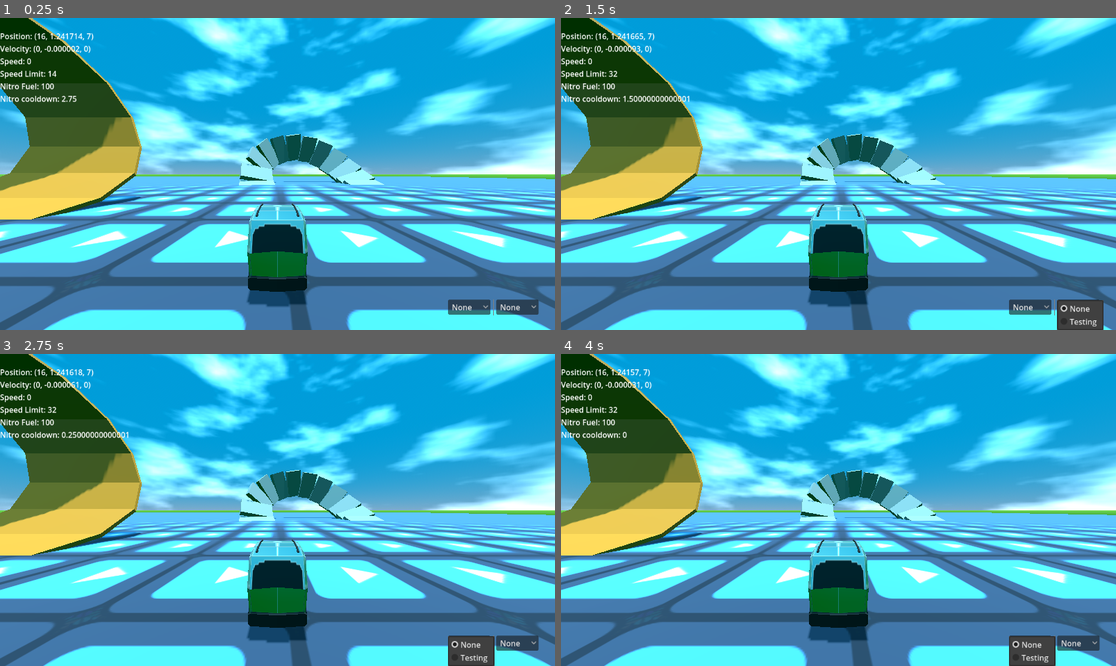
Above: before the commit, frames 1-4 (two rows, left to right).
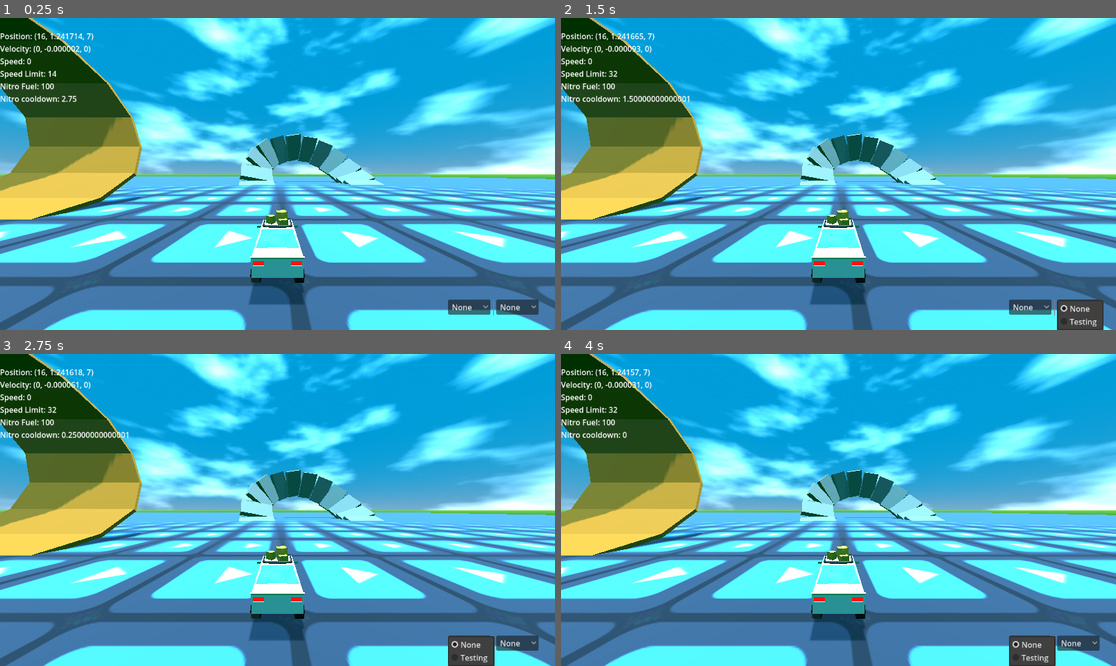
Above: after the commit, the same moments.

Repository: RecruitZer0/rally-work-ahead
Game: Godot game, scene res://main.tscn
Same seed, same stepped clock (60 frames per second), same inputs: the game is played once before the commit and once after it. The engine's default icon, where the game draws it, is replaced by a stand-in: a white triangle on a blue panel in a dark square.
Inputs:
- Up to frame 1 (0.25 s): no input
- Up to frame 2 (1.5 s): click "None" at 0.5 s; click "None" at 1.25 s
- Up to frame 3 (2.75 s): click "None" at 2 s
- Up to frame 4 (4 s): click "None" at 2.75 s; click "None" at 3.5 s

The runs differ from the first frame. In frame 1, 4.0% of the frame differs, in the area x 0-61%, y 32-93%; in frame 2, 4.0%; in frame 3, 4.0%; in frame 4, 4.0%.

Commit message:
Give player car a better model This one is absurdly prettier and it has the nice detail of the boxes falling. ...the boxes took way longer than it should.

Diff:
--- a/_editor_stuff/test_scene.tscn
+++ b/_editor_stuff/test_scene.tscn
@@ -123,7 +123,7 @@
 [node name="DirectionalLight3D" type="DirectionalLight3D" parent="WorldEnvironment"]
 transform = Transform3D(1, 0, 0, 0, -4.37114e-08, 1, 0, -1, -4.37114e-08, 0, 0, 0)
 shadow_enabled = true
-shadow_opacity = 0.9
+shadow_opacity = 0.75
 
 [node name="UTurn" type="Node3D" parent="."]
 transform = Transform3D(4, 0, 0, 0, 3.8637, -1.03528, 0, 1.03528, 3.8637, 51.2614, 0.575214, -50.6146)
--- a/main.tscn
+++ b/main.tscn
@@ -17,7 +17,7 @@
 [node name="RestartOnF5" parent="." instance=ExtResource("3_4xhff")]
 
 [node name="TabCamera" parent="." instance=ExtResource("4_icfm6")]
-transform = Transform3D(0.707144, -0.187921, 0.68164, -6.32017e-08, 0.964035, 0.265774, -0.707069, -0.187941, 0.681712, 62.2097, 29.2548, 33.9326)
+transform = Transform3D(0.707144, -0.187921, 0.68164, -6.32017e-08, 0.964035, 0.265775, -0.707069, -0.187941, 0.681712, 62.2097, 3.2548, 33.9326)
 
 [node name="CarDebugInfo" parent="." node_paths=PackedStringArray("car") instance=ExtResource("5_x6wj1")]
 car = NodePath("../PlayerCar")
--- a/packed_scenes/player_car/camera_script.gd
+++ b/packed_scenes/player_car/camera_script.gd
@@ -13,6 +13,7 @@
 	desired_position = default_position
 	desired_position.z += root.linear_velocity.dot(root.mesh.basis.z) / 20
 	desired_position.x += root.linear_velocity.dot(root.mesh.basis.x) / 12
+	desired_position.y -= root.linear_velocity.dot(root.mesh.basis.y) / 20
 	desired_rotation = -atan2(desired_position.z, desired_position.x) + PI/2
 
 	var tween := create_tween().set_parallel().set_trans(Tween.TRANS_SINE)
--- a/packed_scenes/player_car/player_car.gd
+++ b/packed_scenes/player_car/player_car.gd
@@ -31,14 +31,10 @@
 
 
 	speed_limit = move_toward(speed_limit, max_speed + (max_speed * nitro.get_nitro_force() * nitro.force_multiplier), acceleration * delta)
-	linear_velocity = linear_velocity.limit_length(speed_limit)
-
-
-	for part in mesh_parts:
-		if part.name == "Body": continue
-		part.rotation.x = fmod(part.rotation.x + deg_to_rad(linear_velocity.dot(mesh.basis.z)), 2*PI)
-		if part.name.begins_with("F"):
-			part.rotation.y = ad_input * deg_to_rad(STEER_ANGLE) * 2
+	var linear_speed_limit := (linear_velocity * Vector3(1, 0, 1)).limit_length(speed_limit)
+	linear_velocity.x = linear_speed_limit.x
+	linear_velocity.y = clampf(linear_velocity.y, -speed_limit, speed_limit)
+	linear_velocity.z = linear_speed_limit.z
 
 func _process(delta: float) -> void:
 	_children_positions()
@@ -48,6 +44,7 @@
 
 	_handle_inputs()
 	_handle_particles()
+	_handle_animations()
 
 	#print(linear_velocity.dot(-mesh.basis.z))
 	#print(speed_limit)
@@ -96,3 +93,28 @@
 		particles.emitting = true
 	else:
 		particles.emitting = false
+
+func _handle_animations() -> void:
+	for part in mesh_parts:
+		if part.name == "Body":
+			continue
+		if part.name.begins_with("Wheel"):
+			part.rotation.x = fmod(part.rotation.x + deg_to_rad(linear_velocity.dot(mesh.basis.z)), 2*PI)
+			if part.name.begins_with("WheelF"):
+				part.rotation.y = move_toward(part.rotation.y, Input.get_axis(listen_to + "_right", listen_to + "_left") * deg_to_rad(STEER_ANGLE), get_process_delta_time() * 5)
+		if part.name.begins_with("Cargo"):
+			var offset: float
+			var lift := linear_velocity.dot(mesh.basis.y) / speed_limit
+			match part.name:
+				"CargoBase":
+					offset = 1.4
+					part.position.y = clampf(offset - (lift / 2), offset, INF)
+				"CargoBox1":
+					offset = 1.605
+					part.position.y = clampf(offset - lift, offset, INF)
+				"CargoBox2":
+					offset = 1.525
+					part.position.y = clampf(offset - lift, offset, INF)
+				"CargoBox3":
+					offset = 1.485
+					part.position.y = clampf(offset - lift, offset, INF)
--- a/packed_scenes/player_car/player_car.tscn
+++ b/packed_scenes/player_car/player_car.tscn
@@ -1,7 +1,7 @@
 [gd_scene load_steps=15 format=3 uid="uid://mehcoqiwn03a"]
 
 [ext_resource type="Script" path="res://packed_scenes/player_car/player_car.gd" id="1_sbgvq"]
-[ext_resource type="PackedScene" uid="uid://ciotp56uvib5o" path="res://assets/models/player_car/player car.glb" id="2_w2y0y"]
+[ext_resource type="PackedScene" uid="uid://bl5r8duc81tkg" path="res://assets/models/player_car/player_car.glb" id="2_bwipk"]
 [ext_resource type="Script" path="res://packed_scenes/player_car/camera_script.gd" id="3_rwbwg"]
 [ext_resource type="Script" path="res://packed_scenes/player_car/nitro_script.gd" id="3_ywpr4"]
 [ext_resource type="Script" path="res://packed_scenes/player_car/powers_script.gd" id="5_d76dp"]
@@ -65,7 +65,7 @@
 angular_damp = 40.0
 script = ExtResource("1_sbgvq")
 
-[node name="Mesh" parent="." instance=ExtResource("2_w2y0y")]
+[node name="Mesh" parent="." instance=ExtResource("2_bwipk")]
 transform = Transform3D(1, 0, 0, 0, 1, 0, 0, 0, 1, 0, -0.6, 0)
 top_level = true
 
--- a/packed_scenes/player_car/powers_script.gd
+++ b/packed_scenes/player_car/powers_script.gd
@@ -7,7 +7,7 @@
 
 @onready var parent: PlayerCar = get_parent()
 
-signal consumed_power(player: PlayerCar, power: int)
+signal consumed_power(car: PlayerCar, power: PowerData.Powers)
 
 func consume_power():
 	var used_power := active_power
Binary file removed: assets/models/player_car/player car.glb
Binary file removed: assets/models/player_car/player car_body.png
Not shown, removed: assets/models/player_car/player car_body.png.import
Binary file removed: assets/models/player_car/player car_body_1.png
Binary file removed: assets/models/player_car/player car_wheel.png
Not shown, removed: assets/models/player_car/player car_wheel.png.import
Binary file removed: assets/models/player_car/player car_wheel_3.png
Binary file added: assets/models/player_car/player_car.glb
Not shown, changed: assets/models/player_car/player_car.glb.import
Binary file added: assets/models/player_car/player_car_box.png
Not shown, changed: assets/models/player_car/player_car_box.png.import
Binary file added: assets/models/player_car/player_car_wheel.png
(and 1 more such lines)
